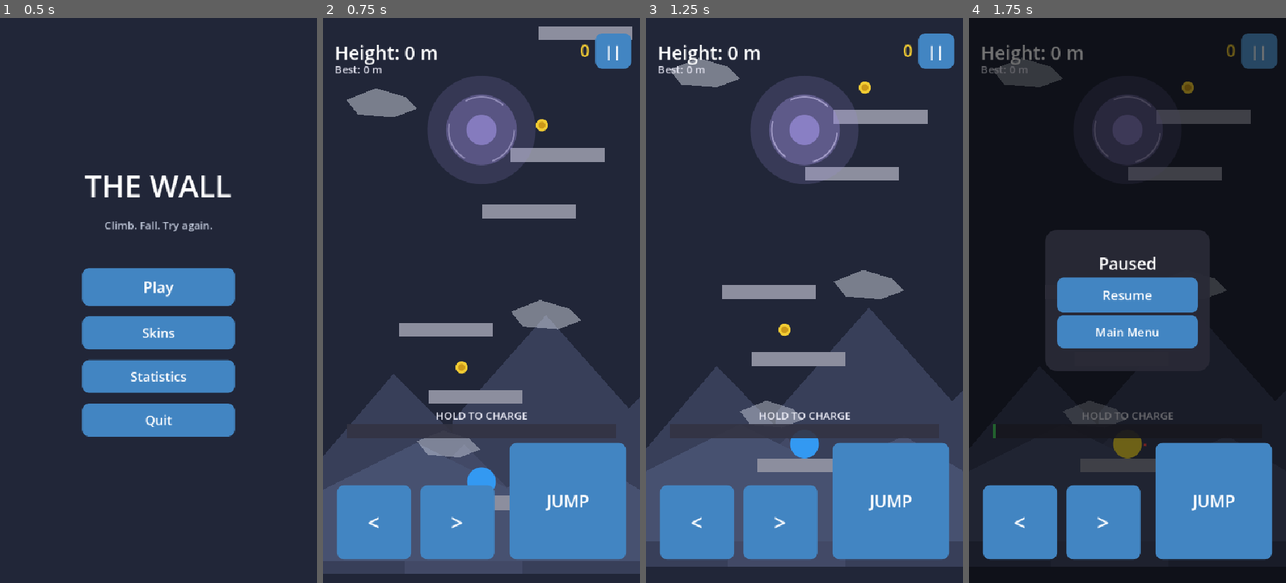
Above: before the commit, frames 1-4 (left to right).
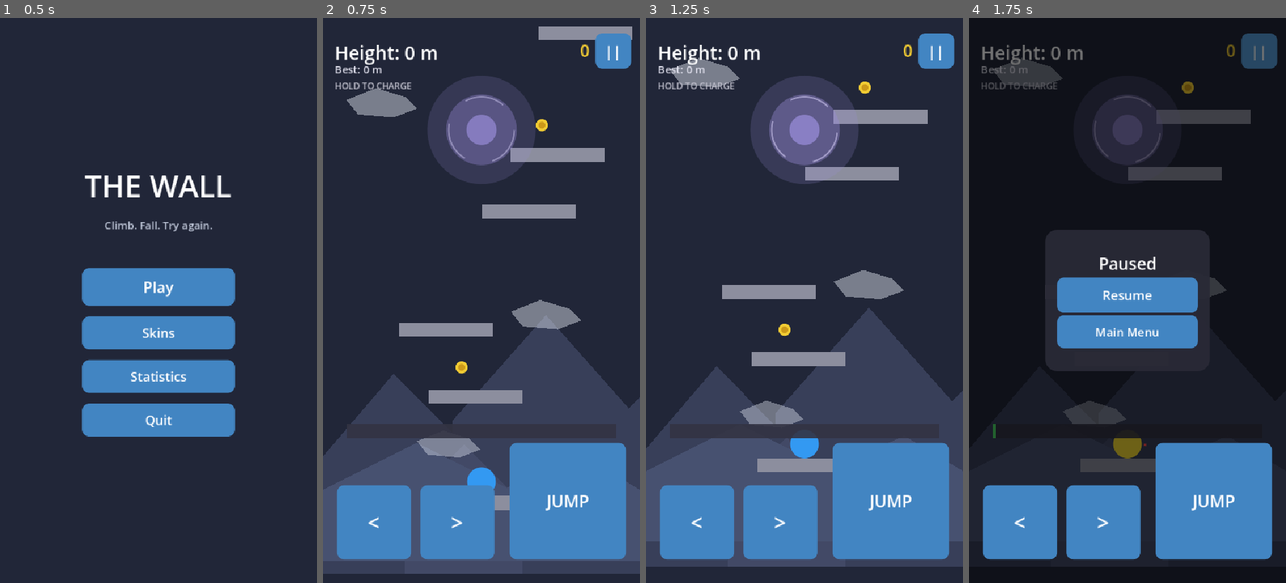
Above: after the commit, the same moments.

Repository: KEVIN-NGUYENDAD/TheWall
Game: Godot game, scene res://scenes/ui/MainMenu.tscn
The game is run twice, just before and just after one commit, with the same random seed, the same clock (stepped at 60 frames per second) and the same inputs.
Inputs:
- Up to frame 1 (0.5 s): no input
- Up to frame 2 (0.75 s): click "Play" at 0.5 s
- Up to frame 3 (1.25 s): no input
- Up to frame 4 (1.75 s): click "||" at 1.25 s

Frame 1 is identical in both runs. In frame 2, 0.4% of the frame differs, in the area x 4-65%, y 11-72%; in frame 3, 0.4%; in frame 4, 0.3%.

Commit message:
Final alpha polish

Diff:
--- a/project.godot
+++ b/project.godot
@@ -59,5 +59,5 @@
 [rendering]
 
 rendering_device/driver.windows="d3d12"
+anti_aliasing/quality/msaa_2d=2
 environment/defaults/default_clear_color=Color(0.13, 0.15, 0.22, 1)
-anti_aliasing/quality/msaa_2d=2
--- a/scenes/ui/HUD.tscn
+++ b/scenes/ui/HUD.tscn
@@ -59,16 +59,15 @@
 
 [node name="ChargeLabel" type="Label" parent="."]
 anchor_left = 0.0
-anchor_top = 1.0
-anchor_right = 1.0
-anchor_bottom = 1.0
-offset_left = 40.0
-offset_top = -298.0
-offset_right = -40.0
-offset_bottom = -274.0
-horizontal_alignment = 1
-theme_override_font_sizes/font_size = 18
-theme_override_colors/font_color = Color(0.92, 0.92, 0.96, 1)
+anchor_top = 0.0
+anchor_right = 0.0
+anchor_bottom = 0.0
+offset_left = 20.0
+offset_top = 104.0
+offset_right = 260.0
+offset_bottom = 126.0
+theme_override_font_sizes/font_size = 15
+theme_override_colors/font_color = Color(0.75, 0.75, 0.8, 1)
 text = "HOLD TO CHARGE"
 
 [node name="ChargeBarBG" type="ColorRect" parent="."]
--- a/scenes/world/DeathMarker.tscn
+++ b/scenes/world/DeathMarker.tscn
@@ -6,9 +6,9 @@
 script = ExtResource("1")
 
 [node name="HeightLabel" type="Label" parent="."]
-offset_left = -30.0
+offset_left = -55.0
 offset_top = 16.0
-offset_right = 30.0
+offset_right = 55.0
 offset_bottom = 38.0
 theme_override_font_sizes/font_size = 14
 theme_override_colors/font_color = Color(0.85, 0.55, 0.55, 0.9)
--- a/scripts/ui/HUD.gd
+++ b/scripts/ui/HUD.gd
@@ -7,6 +7,7 @@
 @onready var height_label: Label = $HeightLabel
 @onready var best_label: Label = $BestLabel
 @onready var coin_label: Label = $CoinLabel
+@onready var charge_label: Label = $ChargeLabel
 @onready var charge_bar_fill: ColorRect = $ChargeBarBG/ChargeBarFill
 @onready var toast: Panel = $Toast
 @onready var toast_label: Label = $Toast/ToastLabel
@@ -16,6 +17,11 @@
 
 func _ready() -> void:
 	SaveManager.achievement_unlocked.connect(_on_achievement_unlocked)
+	charge_label.visible = SaveManager.data.stats.total_jumps == 0
+
+
+func hide_tutorial_hint() -> void:
+	charge_label.visible = false
 
 
 func set_height(current: int, best: int) -> void:
--- a/scripts/world/DeathMarker.gd
+++ b/scripts/world/DeathMarker.gd
@@ -5,14 +5,21 @@
 const GLOW_COLOR: Color = Color(0.45, 0.08, 0.1, 0.4)
 const OUTER_GLOW_COLOR: Color = Color(0.35, 0.06, 0.08, 0.18)
 const FADE_IN_TIME: float = 1.2
+const MAX_SIZE_MULT: float = 1.6
 
 @onready var height_label: Label = $HeightLabel
 
 var _pulse_t: float = randf() * TAU
+var _size_mult: float = 1.0
 
 
-func set_height(height: int) -> void:
-	height_label.text = "%dm" % height
+func set_info(height: int, count: int) -> void:
+	if count > 1:
+		height_label.text = "%dm ×%d" % [height, count]
+	else:
+		height_label.text = "%dm" % height
+	_size_mult = min(1.0 + (count - 1) * 0.12, MAX_SIZE_MULT)
+	queue_redraw()
 
 
 func _ready() -> void:
@@ -29,7 +36,8 @@
 
 func _draw() -> void:
 	var pulse: float = 0.5 + 0.5 * sin(_pulse_t * TAU)
-	draw_circle(Vector2.ZERO, SIZE * 3.2, OUTER_GLOW_COLOR, true, -1.0, true)
-	draw_circle(Vector2.ZERO, SIZE * 1.9 * lerp(0.9, 1.1, pulse), GLOW_COLOR, true, -1.0, true)
-	draw_line(Vector2(-SIZE, -SIZE), Vector2(SIZE, SIZE), MARK_COLOR, 4.5, true)
-	draw_line(Vector2(-SIZE, SIZE), Vector2(SIZE, -SIZE), MARK_COLOR, 4.5, true)
+	var size: float = SIZE * _size_mult
+	draw_circle(Vector2.ZERO, size * 3.2, OUTER_GLOW_COLOR, true, -1.0, true)
+	draw_circle(Vector2.ZERO, size * 1.9 * lerp(0.9, 1.1, pulse), GLOW_COLOR, true, -1.0, true)
+	draw_line(Vector2(-size, -size), Vector2(size, size), MARK_COLOR, 4.5, true)
+	draw_line(Vector2(-size, size), Vector2(size, -size), MARK_COLOR, 4.5, true)
--- a/scripts/world/Main.gd
+++ b/scripts/world/Main.gd
@@ -26,6 +26,7 @@
 
 const FAKE_PLATFORM_CHANCE: float = 0.05
 const MOVING_PLATFORM_CHANCE: float = 0.12
+const SKY_MOVING_PLATFORM_CHANCE: float = 0.25
 const COLLAPSING_PLATFORM_CHANCE: float = 0.12
 
 const MEMORY_HEIGHTS: Array = [100, 300, 700, 1500]
@@ -39,11 +40,53 @@
 const CHECKPOINT_SHAKE_STRENGTH: float = 4.0
 const CHECKPOINT_SHAKE_DURATION: float = 0.25
 
+const MIN_MARKER_HEIGHT_M: float = 20.0
+const MARKER_MERGE_DISTANCE_M: float = 8.0
+
+# Area Progression: THE RUINS (0-100m) / THE SKY (100-500m) / THE VOID (500m+)
+const ZONE_SKY_START_M: float = 100.0
+const ZONE_VOID_START_M: float = 500.0
+const ZONE_TRANSITION_TIME: float = 2.5
+
+const RUINS_PLATFORM_COLOR: Color = Color(0.55, 0.56, 0.62, 1)
+const SKY_PLATFORM_COLOR: Color = Color(0.65, 0.75, 0.9, 1)
+const VOID_PLATFORM_COLOR: Color = Color(0.3, 0.28, 0.36, 1)
+
+const ZONE_SKY_COLORS: Dictionary = {
+	0: Color(0.13, 0.15, 0.22, 1),
+	1: Color(0.55, 0.72, 0.88, 1),
+	2: Color(0.03, 0.03, 0.06, 1),
+}
+const ZONE_MOUNTAIN_COLORS: Dictionary = {
+	0: Color(0.22, 0.25, 0.35, 1),
+	1: Color(0.6, 0.72, 0.85, 1),
+	2: Color(0.07, 0.06, 0.11, 1),
+}
+const ZONE_HILL_COLORS: Dictionary = {
+	0: Color(0.28, 0.32, 0.44, 1),
+	1: Color(0.7, 0.8, 0.9, 1),
+	2: Color(0.1, 0.09, 0.15, 1),
+}
+const ZONE_CLOUD_COLORS: Dictionary = {
+	0: Color(0.9, 0.92, 0.96, 0.45),
+	1: Color(1.0, 1.0, 1.0, 0.75),
+	2: Color(0.3, 0.28, 0.4, 0.25),
+}
+
 @onready var player: CharacterBody2D = $Player
 @onready var hud = $HUD
 @onready var camera: Camera2D = $Player/Camera2D
 @onready var death_screen = $DeathScreen
 @onready var memory_overlay = $MemoryOverlay
+
+@onready var mountains: Array = [
+	$ParallaxBackground/Far/Mountain1, $ParallaxBackground/Far/Mountain2,
+	$ParallaxBackground/Far/Mountain3, $ParallaxBackground/Far/Mountain4,
+]
+@onready var hills: Array = [$ParallaxBackground/Mid/Hill1, $ParallaxBackground/Mid/Hill2]
+@onready var clouds: Array = [
+	$ParallaxBackground/Near/Cloud1, $ParallaxBackground/Near/Cloud2, $ParallaxBackground/Near/Cloud3,
+]
 
 var spawn_position: Vector2
 var current_checkpoint_position: Vector2
@@ -53,6 +96,10 @@
 var is_dead: bool = false
 var checkpoints_this_run: int = 0
 var checkpoints: Array = []
+var tutorial_hidden: bool = false
+var current_zone: int = 0
+var current_sky_color: Color = Color(0.13, 0.15, 0.22, 1)
+var active_markers: Array = []
 
 
 func _ready() -> void:
@@ -77,14 +124,14 @@
 func _generate_platforms() -> float:
 	var x: float = VIEWPORT_WIDTH / 2.0
 	var y: float = 900.0
+	spawn_position = Vector2(x, y - 60.0)
+	kill_y = y + FALL_DEATH_MARGIN
 
 	for i in range(PLATFORM_COUNT):
-		var platform: Node = _spawn_platform_variant(i, x, y)
-
-		if i == 0:
-			spawn_position = Vector2(x, y - 60.0)
-			kill_y = y + FALL_DEATH_MARGIN
-		elif platform is StaticBody2D or platform is AnimatableBody2D:
+		var height: float = max(0.0, (spawn_position.y - y) / PIXELS_PER_METER)
+		var platform: Node = _spawn_platform_variant(i, x, y, height)
+
+		if i > 0 and (platform is StaticBody2D or platform is AnimatableBody2D):
 			if randf() < COIN_CHANCE:
 				_spawn_coin(Vector2(x, y - 50.0))
 			if i > SPIKE_SAFE_PLATFORM_COUNT and randf() < SPIKE_CHANCE:
@@ -97,22 +144,77 @@
 	return y
 
 
-func _spawn_platform_variant(i: int, x: float, y: float) -> Node:
+func _spawn_platform_variant(i: int, x: float, y: float, height: float) -> Node:
 	var scene: PackedScene = PLATFORM_SCENE
+	var is_normal: bool = true
 
 	if i > SPIKE_SAFE_PLATFORM_COUNT:
+		var moving_chance: float = MOVING_PLATFORM_CHANCE
+		if height >= ZONE_SKY_START_M and height < ZONE_VOID_START_M:
+			moving_chance = SKY_MOVING_PLATFORM_CHANCE
+
 		var roll: float = randf()
 		if roll < FAKE_PLATFORM_CHANCE:
 			scene = FAKE_PLATFORM_SCENE
-		elif roll < FAKE_PLATFORM_CHANCE + MOVING_PLATFORM_CHANCE:
+			is_normal = false
+		elif roll < FAKE_PLATFORM_CHANCE + moving_chance:
 			scene = MOVING_PLATFORM_SCENE
-		elif roll < FAKE_PLATFORM_CHANCE + MOVING_PLATFORM_CHANCE + COLLAPSING_PLATFORM_CHANCE:
+			is_normal = false
+		elif roll < FAKE_PLATFORM_CHANCE + moving_chance + COLLAPSING_PLATFORM_CHANCE:
 			scene = COLLAPSING_PLATFORM_SCENE
+			is_normal = false
 
 	var platform: Node = scene.instantiate()
 	platform.position = Vector2(x, y)
 	add_child(platform)
+
+	if is_normal:
+		_apply_zone_platform_color(platform, height)
+
 	return platform
+
+
+func _apply_zone_platform_color(platform: Node, height: float) -> void:
+	var color: Color = RUINS_PLATFORM_COLOR
+	if height >= ZONE_VOID_START_M:
+		color = VOID_PLATFORM_COLOR
+	elif height >= ZONE_SKY_START_M:
+		color = SKY_PLATFORM_COLOR
+	var poly: Polygon2D = platform.get_node_or_null("Polygon2D")
+	if poly:
+		poly.color = color
+
+
+func _get_zone_for_height(height: float) -> int:
+	if height >= ZONE_VOID_START_M:
+		return 2
+	elif height >= ZONE_SKY_START_M:
+		return 1
+	return 0
+
+
+func _check_zone_transition(height: float) -> void:
+	var zone: int = _get_zone_for_height(height)
+	if zone == current_zone:
+		return
+	current_zone = zone
+
+	var target_sky: Color = ZONE_SKY_COLORS[zone]
+	var tween: Tween = create_tween()
+	tween.set_parallel(true)
+	tween.tween_method(_set_sky_color, current_sky_color, target_sky, ZONE_TRANSITION_TIME)
+	current_sky_color = target_sky
+
+	for m in mountains:
+		tween.tween_property(m, "color", ZONE_MOUNTAIN_COLORS[zone], ZONE_TRANSITION_TIME)
+	for h in hills:
+		tween.tween_property(h, "color", ZONE_HILL_COLORS[zone], ZONE_TRANSITION_TIME)
+	for c in clouds:
+		tween.tween_property(c, "color", ZONE_CLOUD_COLORS[zone], ZONE_TRANSITION_TIME)
+
+
+func _set_sky_color(color: Color) -> void:
+	RenderingServer.set_default_clear_color(color)
 
 
 func _spawn_coin(pos: Vector2) -> void:
@@ -146,14 +248,24 @@
 
 func _spawn_recorded_death_markers() -> void:
 	for height in SaveManager.data.death_heights:
-		_spawn_death_marker(float(height))
-
-
-func _spawn_death_marker(height: float) -> void:
+		_add_death_marker(float(height))
+
+
+func _add_death_marker(height: float) -> void:
+	if height < MIN_MARKER_HEIGHT_M:
+		return
+
+	for entry in active_markers:
+		if abs(entry.height - height) <= MARKER_MERGE_DISTANCE_M:
+			entry.count += 1
+			entry.node.set_info(int(entry.height), entry.count)
+			return
+
 	var marker: Node2D = DEATH_MARKER_SCENE.instantiate()
 	marker.position = Vector2(randf_range(EDGE_MARGIN, VIEWPORT_WIDTH - EDGE_MARGIN), spawn_position.y - height * PIXELS_PER_METER)
 	add_child(marker)
-	marker.set_height(int(height))
+	marker.set_info(int(height), 1)
+	active_markers.append({"height": height, "count": 1, "node": marker})
 
 
 func _spawn_particle_burst(pos: Vector2, color: Color, count: int, speed: float, lifetime: float) -> void:
@@ -183,6 +295,11 @@
 	hud.set_coins(SaveManager.data.total_coins)
 	SaveManager.update_best_height(height)
 	_check_memories(height)
+	_check_zone_transition(height)
+
+	if not tutorial_hidden and SaveManager.data.stats.total_jumps > 0:
+		hud.hide_tutorial_hint()
+		tutorial_hidden = true
 
 	if player.global_position.y > kill_y:
 		_die(height)
@@ -209,12 +326,12 @@
 	_die(height)
 
 
-func _on_player_landed_hard(pos: Vector2) -> void:
-	_spawn_particle_burst(pos, Color(0.75, 0.73, 0.7, 0.8), 8, 100.0, 0.35)
-
-
-func _on_player_dashed(pos: Vector2, _direction: float) -> void:
-	_spawn_particle_burst(pos, Color(0.6, 0.85, 0.95, 0.9), 10, 160.0, 0.3)
+func _on_player_landed_hard(land_position: Vector2) -> void:
+	_spawn_particle_burst(land_position, Color(0.75, 0.73, 0.7, 0.8), 8, 100.0, 0.35)
+
+
+func _on_player_dashed(dash_position: Vector2, _direction: float) -> void:
+	_spawn_particle_burst(dash_position, Color(0.6, 0.85, 0.95, 0.9), 10, 160.0, 0.3)
 
 
 func _on_checkpoint_activated(checkpoint: Node) -> void:
@@ -243,7 +360,7 @@
 	var is_near_miss: bool = _nearest_checkpoint_distance(height_reached) <= NEAR_MISS_METERS
 
 	SaveManager.record_death(int(height_reached))
-	_spawn_death_marker(height_reached)
+	_add_death_marker(height_reached)
 
 	if is_near_miss:
 		AudioManager.play("near_miss")
